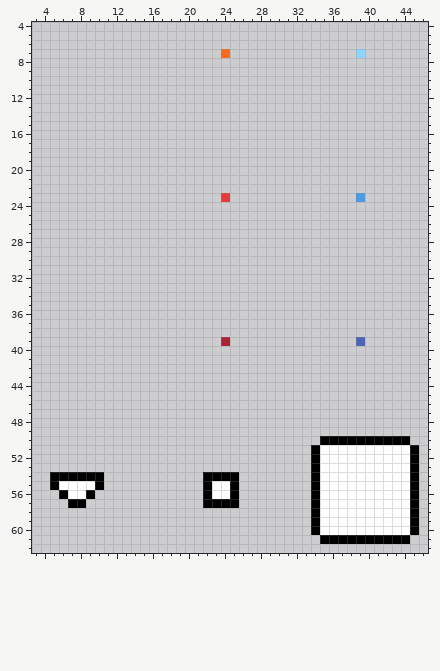
Two states of a pixel-art file, Prototypes/prototype_CooknServe/Assets/Sprites/UI.aseprite. The picture above is the old version.
64x64 pixels, 1 frame. Shown: x 3..46, y 4..62.
New version:
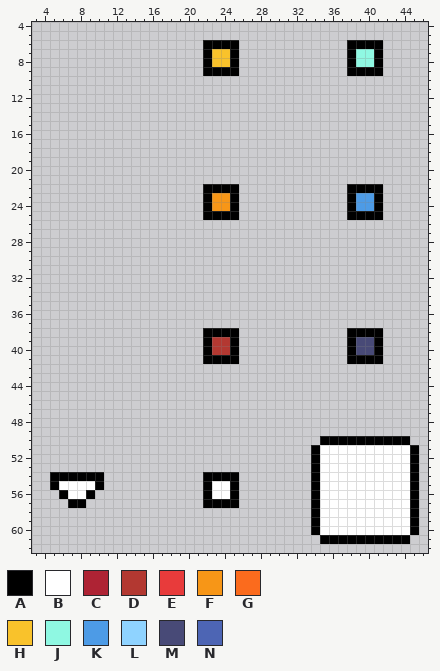
Palette (. is transparent): A #000000  B #ffffff  C #ae2334  D #b33831  E #e83b3b  F #f79617  G #fb6b1d  H #f9c22b  J #8ff8e2  K #4d9be6  L #8fd3ff  M #484a77  N #4d65b4
Edits made:
y 6: x 22..25 .... -> AAAA; x 38..41 .... -> AAAA
y 7: x 22..25 ..G. -> AHHA; x 38..41 .L.. -> AJJA
y 8: x 22..25 .... -> AHHA; x 38..41 .... -> AJJA
y 9: x 22..25 .... -> AAAA; x 38..41 .... -> AAAA
y 22: x 22..25 .... -> AAAA; x 38..41 .... -> AAAA
y 23: x 22..25 ..E. -> AFFA; x 38 . -> A; x 40..41 .. -> KA
y 24: x 22..25 .... -> AFFA; x 38..41 .... -> AKKA
y 25: x 22..25 .... -> AAAA; x 38..41 .... -> AAAA
y 38: x 22..25 .... -> AAAA; x 38..41 .... -> AAAA
y 39: x 22..25 ..C. -> ADDA; x 38..41 .N.. -> AMMA
y 40: x 22..25 .... -> ADDA; x 38..41 .... -> AMMA
y 41: x 22..25 .... -> AAAA; x 38..41 .... -> AAAA
Where, in picture pixels (left, top, right, bottom), the same in both pictures:
changed: (203, 40, 239, 76)
changed: (347, 40, 383, 76)
changed: (203, 184, 239, 220)
added: (347, 184, 383, 220)
changed: (203, 328, 239, 364)
changed: (347, 328, 383, 364)
